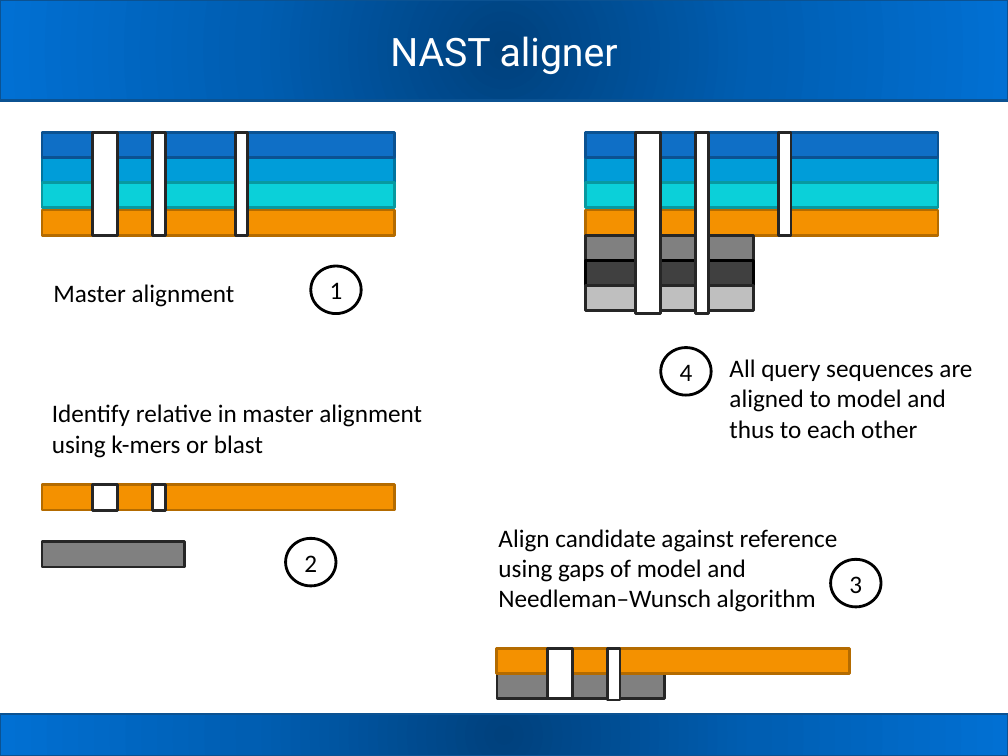
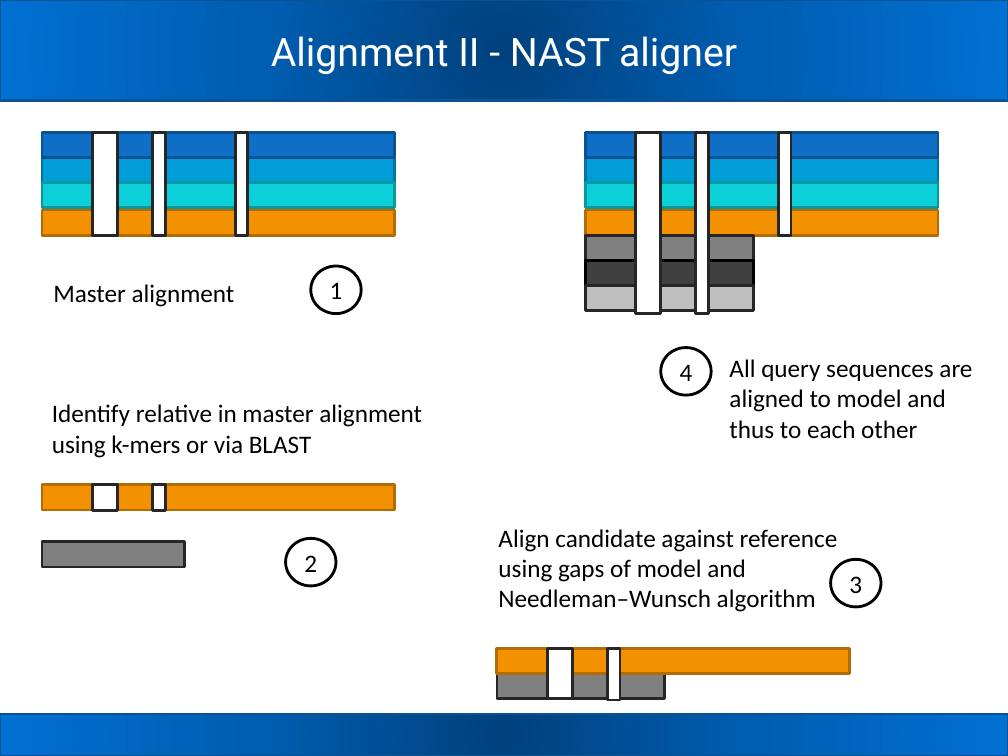
Before and after one commit to carden24/2018_Taller_Genomica_ambiental, a slide deck: slide 15 of W2_16S_analysis.pptx. Drawn at 1008x756 pixels with LibreOffice and Linux fonts; fonts in the diff are those of the drawing. Boxes give left, top, right and bottom in pixels: in the first picture for what was removed or moved away, otherwise in the second. Text is boxed around its words. In the diff, an @@ line names an element or a change of style, - is before the commit and + after.

```diff
--- a/W2_16S_analysis.pptx
+++ b/W2_16S_analysis.pptx
@@ title at box(271, 36, 737, 74): text changed @@
-NAST aligner
+Alignment II - NAST aligner
@@ text at box(52, 435, 312, 458): text changed @@
-using k-mers or blast
+using k-mers or via BLAST
```
Also in this commit, not shown: 7 other slides changed, 5 slides added, 18 other files.
